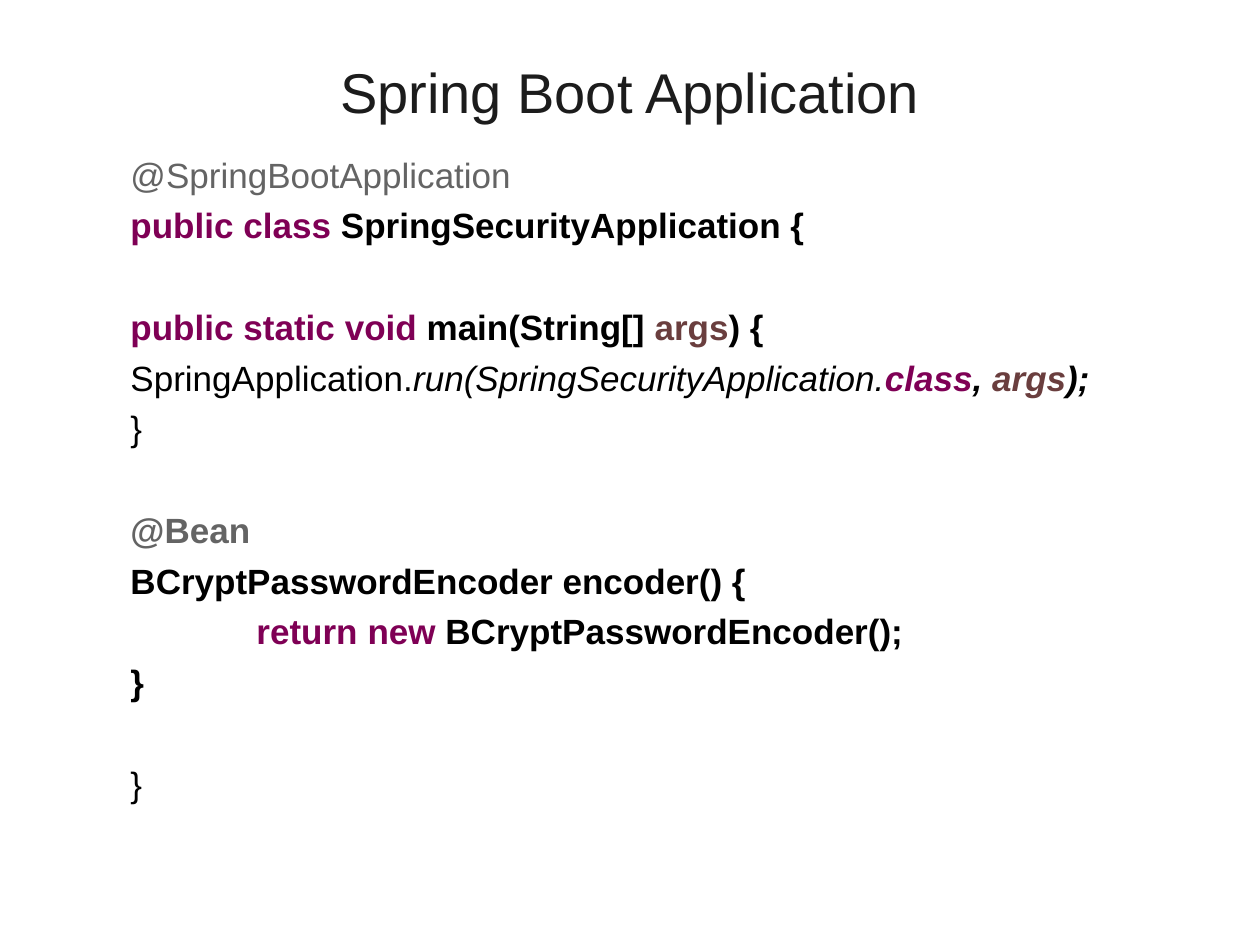
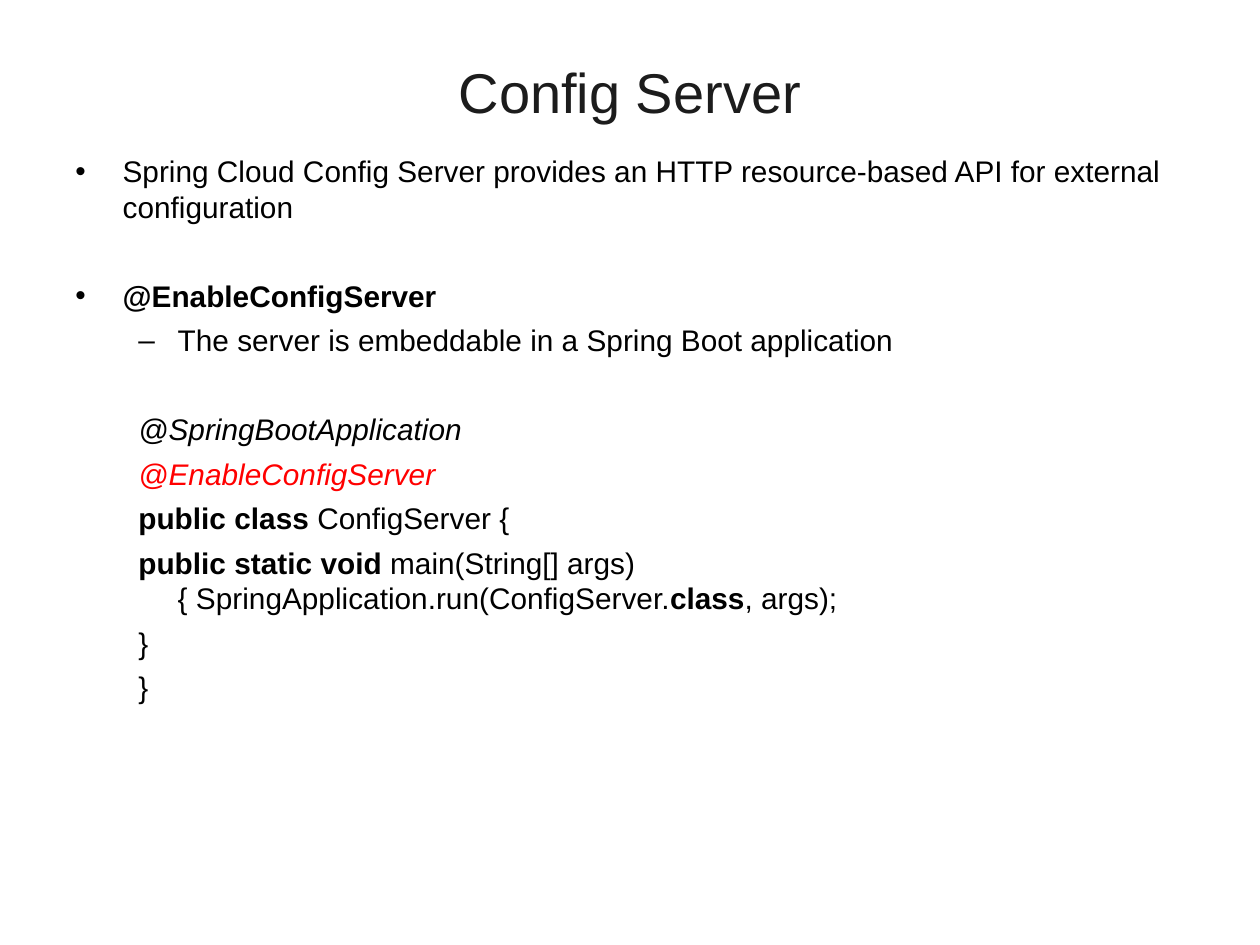
Before and after one commit to vatsanTraining/training_july_2023, a slide deck: slide 18 of MicroService_Module2_Bajaj.ppt (slide 22 before the commit). Drawn at 1260x945 pixels with LibreOffice and Linux fonts; fonts in the diff are those of the drawing; background and template pictures are left out. Boxes give left, top, right and bottom in pixels: in the first picture for what was removed or moved away, otherwise in the second. Text is boxed around its words. In the diff, an @@ line names an element or a change of style, - is before the commit and + after.

```diff
--- a/MicroService_Module2_Bajaj.ppt
+++ b/MicroService_Module2_Bajaj.ppt
@@ title at (x1=459, y1=72, x2=801, y2=124): text changed @@
-Spring Boot Application
+Config Server
@@ text at (x1=123, y1=160, x2=1160, y2=357): paragraphs added @@
+• Spring Cloud Config Server provides an HTTP resource-based API for external configuration
+• @EnableConfigServer
+  – The server is embeddable in a Spring Boot application
@@ text at (x1=138, y1=418, x2=461, y2=446): size 20 to 17 pt in "@SpringBootApplication", "}", "}"; text colour #646464 to #000000, italic on in "@SpringBootApplication"; bold off in "}"; indent changed @@
@@ text at (x1=138, y1=463, x2=837, y2=615): text changed; size 20 to 17 pt; bold off @@
-  public class SpringSecurityApplication {
-  public static void main(String[] args) {
-  SpringApplication.run(SpringSecurityApplication.class, args);
-  }
-  @Bean
-  BCryptPasswordEncoder encoder() {
-  return new BCryptPasswordEncoder();
+  @EnableConfigServer
+  public class ConfigServer {
+  public static void main(String[] args) { SpringApplication.run(ConfigServer.class, args);
```
Also in this commit, not shown: 3 other slides changed, 92 slides added, 13 slides removed, 16 other files.
